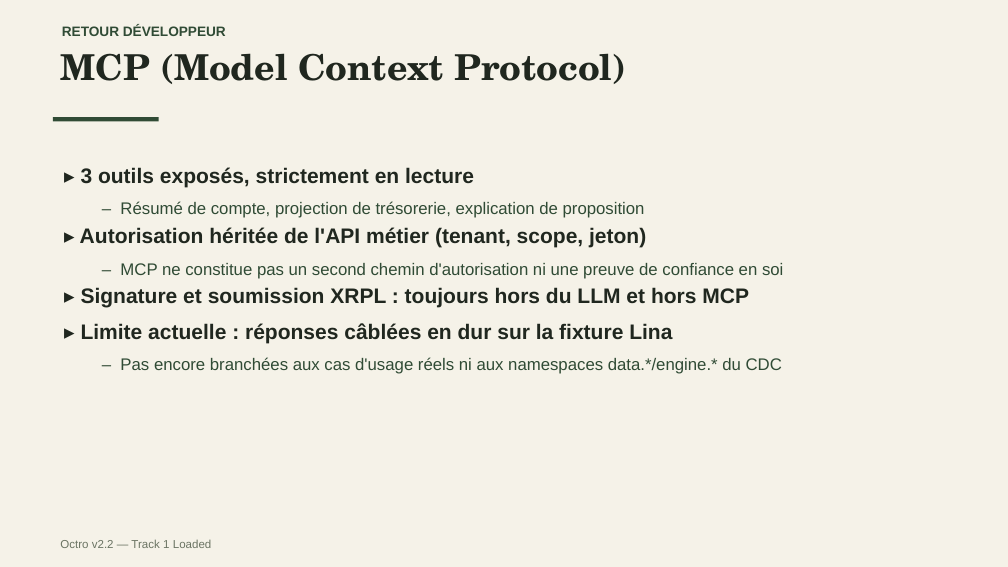
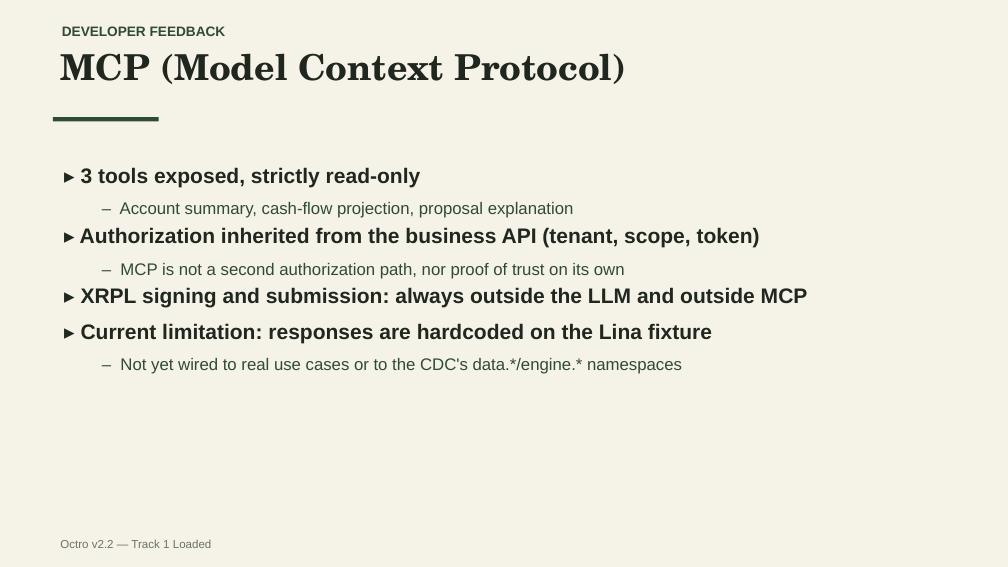
Before and after one commit to KaiZenKOS/Octro, a slide deck: slide 8 of docs/presentation/octro-presentation.pptx. Drawn at 1008x567 pixels with LibreOffice and Linux fonts; fonts in the diff are those of the drawing. Boxes give left, top, right and bottom in pixels: in the first picture for what was removed or moved away, otherwise in the second. Text is boxed around its words. In the diff, an @@ line names an element or a change of style, - is before the commit and + after.

```diff
--- a/docs/presentation/octro-presentation.pptx
+++ b/docs/presentation/octro-presentation.pptx
@@ text at (x1=62, y1=26, x2=226, y2=36): text changed @@
-RETOUR DÉVELOPPEUR
+DEVELOPER FEEDBACK
@@ text at (x1=80, y1=167, x2=808, y2=374): text changed; size 16 to 20 pt; text colour #304B35 to #20271F; bold on @@
-▸ 3 outils exposés, strictement en lecture
-  – Résumé de compte, projection de trésorerie, explication de proposition
-▸ Autorisation héritée de l'API métier (tenant, scope, jeton)
-  – MCP ne constitue pas un second chemin d'autorisation ni une preuve de confiance en soi
-▸ Signature et soumission XRPL : toujours hors du LLM et hors MCP
-▸ Limite actuelle : réponses câblées en dur sur la fixture Lina
-  – Pas encore branchées aux cas d'usage réels ni aux namespaces data.*/engine.* du CDC
+▸ 3 tools exposed, strictly read-only
+  – Account summary, cash-flow projection, proposal explanation
+▸ Authorization inherited from the business API (tenant, scope, token)
+  – MCP is not a second authorization path, nor proof of trust on its own
+▸ XRPL signing and submission: always outside the LLM and outside MCP
+▸ Current limitation: responses are hardcoded on the Lina fixture
+  – Not yet wired to real use cases or to the CDC's data.*/engine.* namespaces
```
Also in this commit, not shown: 7 other slides changed, 2 slides added, 2 slides removed.
